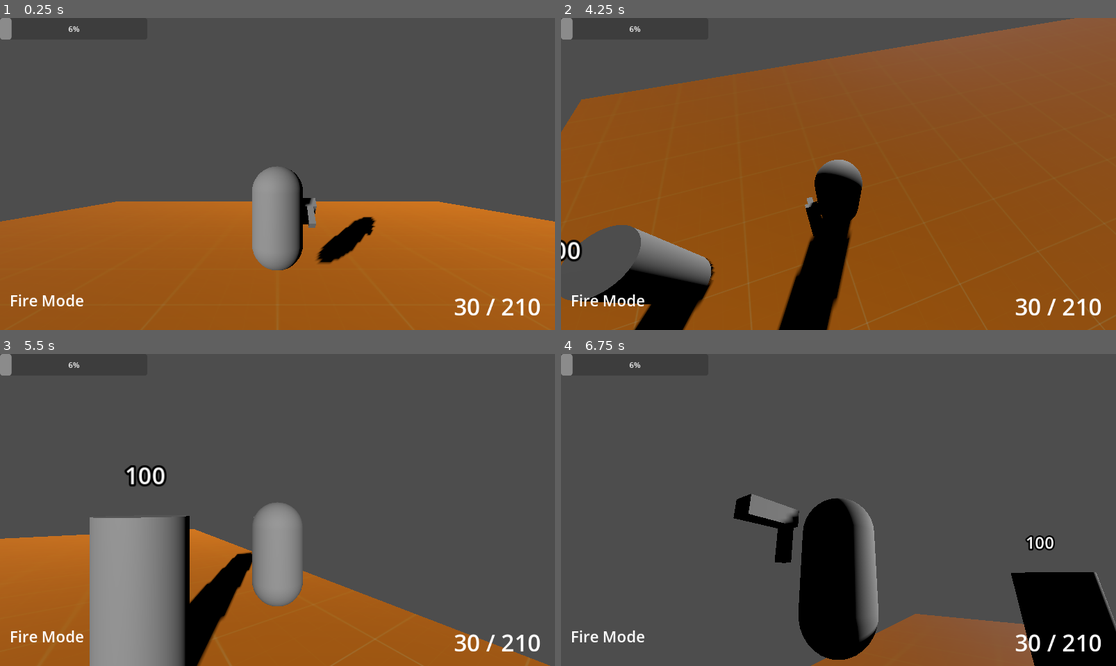
Above: before the commit, frames 1-4 (two rows, left to right).
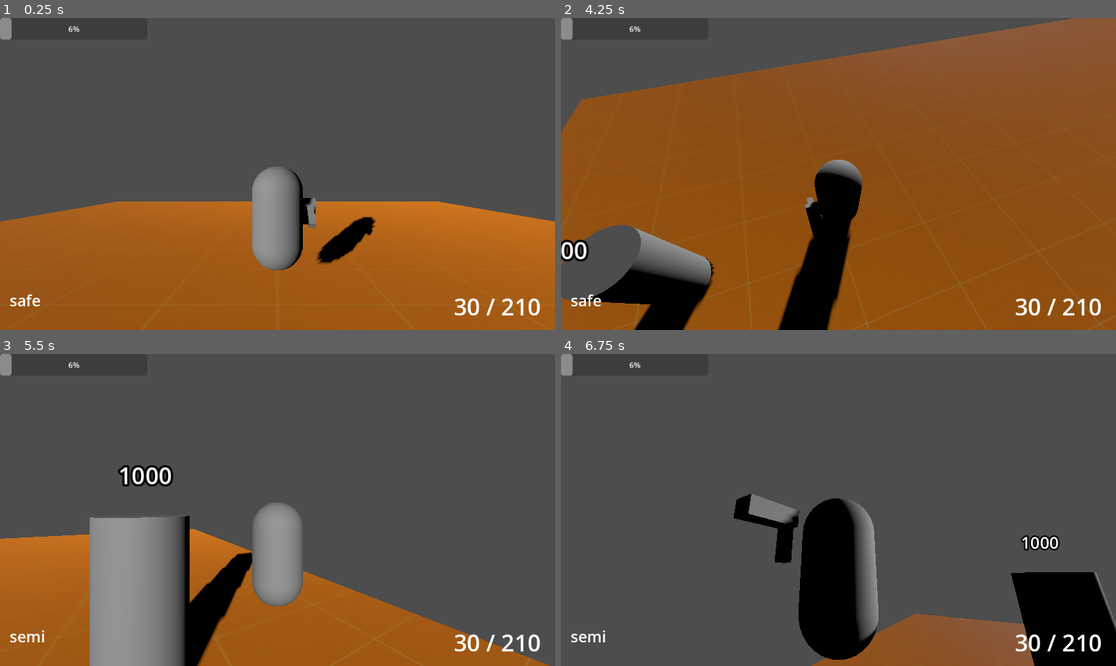
Above: after the commit, the same moments.

Repository: IndustrialDonut/CSGodot
Game: Godot game, scene res://Main.tscn
Same seed, same stepped clock (60 frames per second), same inputs: the game is played once before the commit and once after it.
Inputs (mouse positions are in pixels of both pictures, inside the frame that each line leads up to):
- Up to frame 1 (0.25 s): no input
- Up to frame 2 (4.25 s): tap Enter (ui_accept) at 0.5, 0.77, 1.52, 2.75, 3.02, 3.77 s; move the mouse to (960, 158) at 0.52 s; press the mouse at (960, 158) at 0.53 s; hold D (right) 0.53-1.28 s; move the mouse to (727, 189) at 1.27 s; release the mouse at (727, 189) at 1.28 s; hold S (backward) 1.28-2.03 s; tap Ctrl (control) at 1.35 s; click (727, 189) at 1.55 s; move the mouse to (894, 105) at 2.02 s; press the mouse at (894, 105) at 2.03 s; hold D (right) 2.03-2.78 s; tap Q (last_weapon) at 2.1 s; move the mouse to (810, 236) at 2.77 s; release the mouse at (810, 236) at 2.78 s; hold W (forward) 2.78-3.53 s; click (810, 236) at 2.85 s; move the mouse to (1005, 220) at 3.52 s; press the mouse at (1005, 220) at 3.53 s; hold A (left) from 3.53 s (still down); tap 1 (primary) at 3.6 s
- Up to frame 3 (5.5 s): move the mouse to (111, 463) at 4.27 s; release the mouse at (111, 463) at 4.28 s; right-click (111, 463) at 4.35 s; tap Enter (ui_accept) at 4.52 s; click (111, 463) at 4.55 s; move the mouse to (305, 510) at 5.02 s; release A (left) at 5.03 s; press the mouse at (305, 510) at 5.03 s; hold S (backward) from 5.03 s (still down); tap 2 (secondary) at 5.1 s
- Up to frame 4 (6.75 s): move the mouse to (755, 432) at 5.77 s; release S (backward) at 5.78 s; release the mouse at (755, 432) at 5.78 s; hold D (right) 5.78-6.53 s; tap Shift (sprint) at 5.85 s; tap Enter (ui_accept) at 6.02, 6.5 s; click (755, 432) at 6.05 s; move the mouse to (960, 494) at 6.52 s; press the mouse at (960, 494) at 6.53 s; hold W (forward) from 6.53 s (still down); tap Mouse wheel up (zoom_in) at 6.6 s

The runs differ from the first frame. In frame 1, 0.3% of the frame differs, in the area x 1-16%, y 88-93%; in frame 2, 0.6%; in frame 3, 0.8%, in the area x 1-32%, y 35-93%; in frame 4, 0.5%.
Error in both runs: Invalid call. Nonexistent function 'execute' in base 'Node'. (res://Player.gd:40)

Commit message:
feat/refactor: SemiAuto / Burst mode toggle on G18
Old code would not support Burst because the top level Player was polling the squeeze method and then calling the fire() function if squeeze returned true. This meant that burst would fundamentally not work correctly, since if you let go of the trigger mid-burst then it would stop. Also, things are just way easier when you use a Timer for a trigger release delay anyway, for semi auto too. Full auto is always the easiest to implement anyway, but I have no full auto weapon to implement it for yet.
Also moved away from a polymorphic subclass approach to simple fire modes, and use a switch statement in the fire policy. Otherwise, I have to create a wrapper on the fire policy to actually HOLD the true fire policy/strategy, which I don't want to do for something relatively small like this. Maybe later, if we truly need flexibility for tons more fire modes.

Diff:
--- a/Player.gd
+++ b/Player.gd
@@ -15,6 +15,7 @@
 
 	#$HUD.set_weapon_component($Weapon)
 	#$HUD.set_health_component($Health)
+	$HUD.fire_policy = $FirePolicy
 
 
 func _process(delta):
@@ -30,8 +31,7 @@
 
 func fire() -> void:
 	# LMB
-	if $FirePolicy.squeeze():
-		$Shooter.shoot()
+	$FirePolicy.squeeze($Shooter.shoot)
 
 
 func special() -> void:
@@ -46,14 +46,12 @@
 
 
 # Getters and setters
-func set_fire_mode(firemode : String) -> void:
-	var p = load(firemode)
-	assert(p, "Cannot assign null firemode (use specific NoFire if this is your intent)")
-	$FirePolicy.set_script(p)
+func set_fire_mode(firemode) -> void:
+	$FirePolicy.mode = firemode
 
 
 func get_fire_mode():
-	return $FirePolicy.get_script().resource_path
+	return $FirePolicy.mode
 
 
 func set_shooter(shooter : Node) -> void:
--- a/components/firemodes/full_auto.gd
+++ /dev/null
@@ -1,13 +0,0 @@
-extends FireMode
-class_name FullAuto
-
-
-func _init():
-	timer_wait_time = 0.001
-
-
-func squeeze() -> bool:
-	var ready = _is_stopped()
-	if ready:
-		_start_timer()
-	return ready
--- a/components/firemodes/rof_strategy.gd
+++ b/components/firemodes/rof_strategy.gd
@@ -1,22 +1,52 @@
 class_name FireMode
 extends Node
 
-## Could also generalize this class actually as a 'regulator'
-## or something like that, as it basically generates a signal for allowing
-## another action to happen or not at a higher level.
+enum {
+	SAFE,
+	SEMI,
+	AUTO,
+	BURST,
+}
+var mode := SAFE
 
-var timer_wait_time : float = 0.1
+var _rounds_remaining = 0
+var _trigger_held := false
 
 
-func squeeze() -> bool:
-	# return ready to fire status
-	printerr("SQUEEZE NOT IMPLEMENTED in rof_strategy.gd (base class)")
-	return false
+func squeeze(f : Callable):
+	var trigger_was_held = _trigger_held
+	_trigger_held = true
+	$TriggerRelease.start()
+
+	if mode == 1 and not trigger_was_held:
+		f.call()
+	#elif weapon_mode == 2 and a < b:
+		#f.call()
+		#a = b
+	elif mode == 3 and not trigger_was_held:
+		f.call()
+		_rounds_remaining = 2
+		$RofTimer.start()
+		$RofTimer.timeout.connect(_on_roftimer_burst.bind(f))
 
 
-func _start_timer():
-	$Timer.start(timer_wait_time)
+func set_rpm(rpm : int):
+	var rps = float(rpm) / 60.0
+	var spr = 1.0 / rps
+	var T = spr
+
+	#rof_period = T
+	$RofTimer.wait_time = T
 
 
-func _is_stopped():
-	return $Timer.is_stopped()
+func _on_roftimer_burst(f : Callable):
+	f.call()
+	_rounds_remaining -= 1
+	if _rounds_remaining == 0:
+		$RofTimer.stop()
+		$RofTimer.timeout.disconnect(_on_roftimer_burst)
+		#get_tree().create_timer(1.0).timeout.disconnect()
+
+
+func _on_trigger_release_timeout() -> void:
+	_trigger_held = false
--- a/components/firemodes/rof_strategy.tscn
+++ b/components/firemodes/rof_strategy.tscn
@@ -1,9 +1,15 @@
 [gd_scene load_steps=2 format=3 uid="uid://cneduk5w7y6g3"]
 
-[ext_resource type="Script" uid="uid://1ax2mgphg0ta" path="res://components/firemodes/rof_strategy.gd" id="1_isnqo"]
+[ext_resource type="Script" path="res://components/firemodes/rof_strategy.gd" id="1_isnqo"]
 
 [node name="FireMode" type="Node"]
 script = ExtResource("1_isnqo")
 
-[node name="Timer" type="Timer" parent="."]
+[node name="RofTimer" type="Timer" parent="."]
+wait_time = 0.1
+
+[node name="TriggerRelease" type="Timer" parent="."]
+wait_time = 0.1
 one_shot = true
+
+[connection signal="timeout" from="TriggerRelease" to="." method="_on_trigger_release_timeout"]
--- a/components/firemodes/semi_auto.gd
+++ /dev/null
@@ -1,12 +0,0 @@
-extends FireMode
-class_name SemiAuto
-
-
-func _init():
-	timer_wait_time = 0.2
-
-
-func squeeze() -> bool:
-	var ready = _is_stopped()
-	_start_timer()
-	return ready
--- a/config/weapons_master_config.gd
+++ b/config/weapons_master_config.gd
@@ -4,9 +4,9 @@
 static var config = {
 	"G18" : {
 		"slot_code": Enums.SECONDARY,
-		"firemode": "res://components/firemodes/semi_auto.gd",
+		"firemode": FireMode.SEMI,
 		"special": load("res://weapons/ToggleableSpecialPolicy.gd").new(
-			"res://components/firemodes/full_auto.gd"
+			FireMode.BURST,
 		),
 		"mass" : 1.5,
 		"model": "res://models/G18.tscn",
--- a/player_hud.gd
+++ b/player_hud.gd
@@ -15,10 +15,17 @@
 var weapon_component
 var mobility_component
 var inventory_component
+var fire_policy
 
 
 func _process(delta: float) -> void:
-	pass
+	var modes = [
+		'safe',
+		'semi',
+		'full',
+		'burst',
+	]
+	$FireMode.text = modes[fire_policy.mode]
 	#_report_health(health_component)
 	#_report_ammo(weapon_component)
 	#report_stance(mobility_component)
--- a/prop/prop.gd
+++ b/prop/prop.gd
@@ -1,7 +1,7 @@
 extends Area3D
 
 
-var health = 100
+var health = 1000
 
 
 func _ready() -> void:
